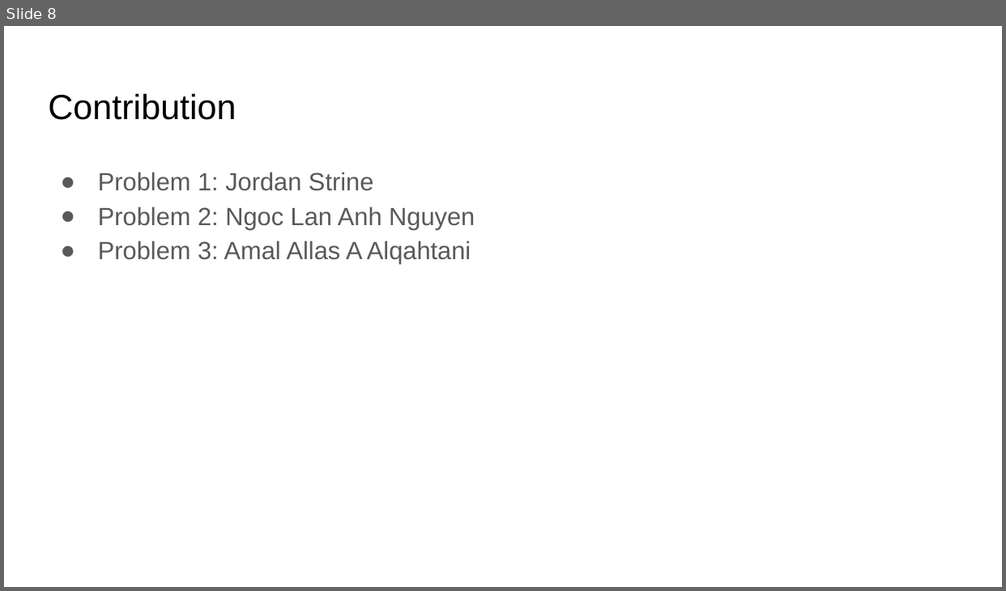
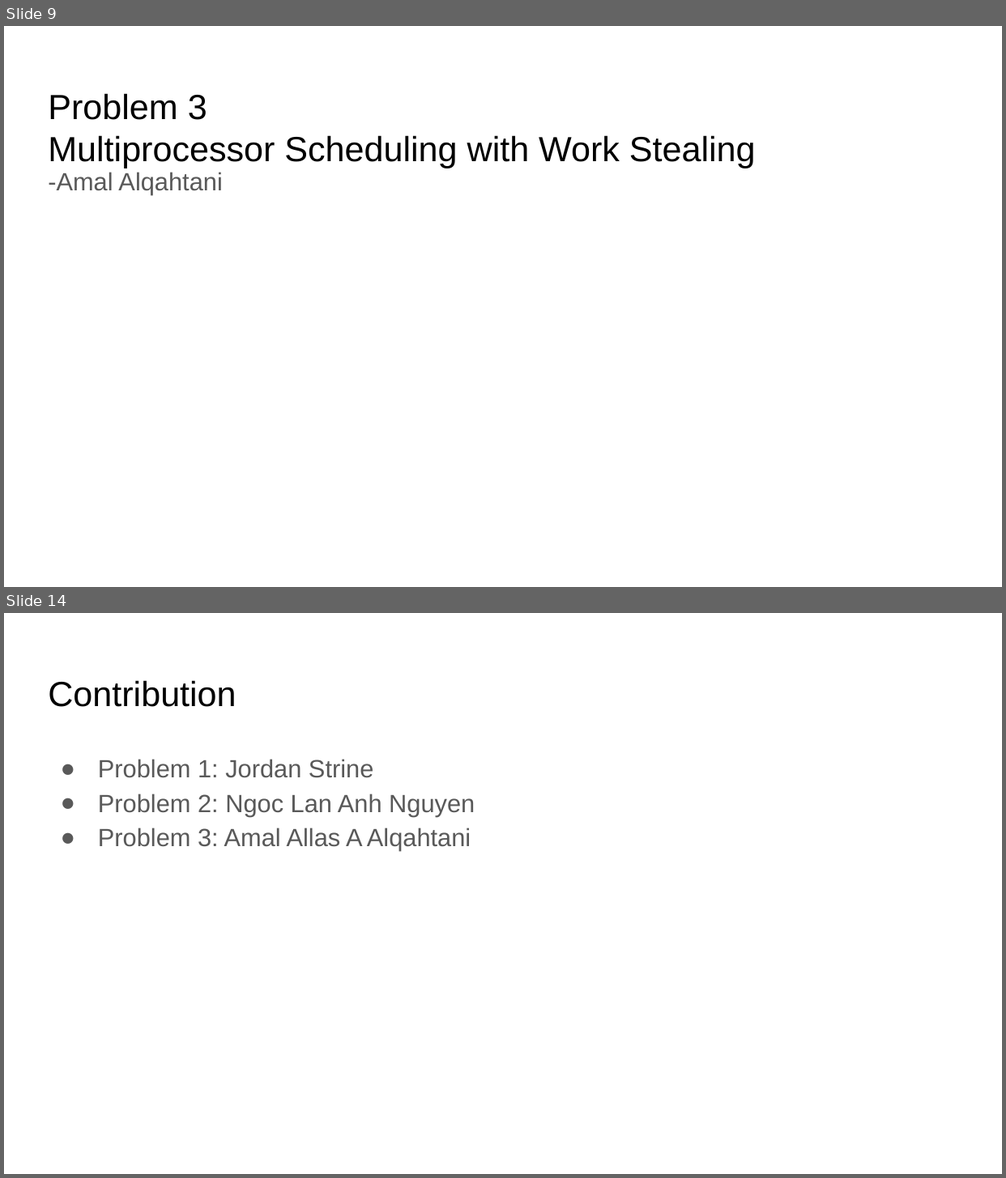
Before and after one commit to jstrineUD/CPS-356-Project-1, a slide deck: presentation/Presentation.pptx. Shown one above the other, each under a label of ours: slide 8 before the commit, slides 9 and 14 after it; the slides between them are not shown. The pictures are 1006x591 and 1006x1178 pixels, drawn with LibreOffice and Linux fonts; fonts in the diff are those of the drawing. Boxes give left, top, right and bottom in pixels: in the first picture for what was removed or moved away, otherwise in the second. Text is boxed around its words. In the diff, an @@ line names an element or a change of style, - is before the commit and + after.

```diff
--- a/presentation/Presentation.pptx
+++ b/presentation/Presentation.pptx
@@ slide 9 added at [4,26,1002,587], background #FFFFFF @@
@@ title added at [48,93,756,168], 25.2 pt, text #000000 @@
+Problem 3
+Multiprocessor Scheduling with Work Stealing
@@ text added at [48,172,222,195], 18 pt, text #595959 @@
+-Amal Alqahtani
@@ what was slide 8 is now slide 14 @@
```
Also in this commit, not shown: 1 slide changed, 6 other slides added, 1 slide removed, 1 other file.
